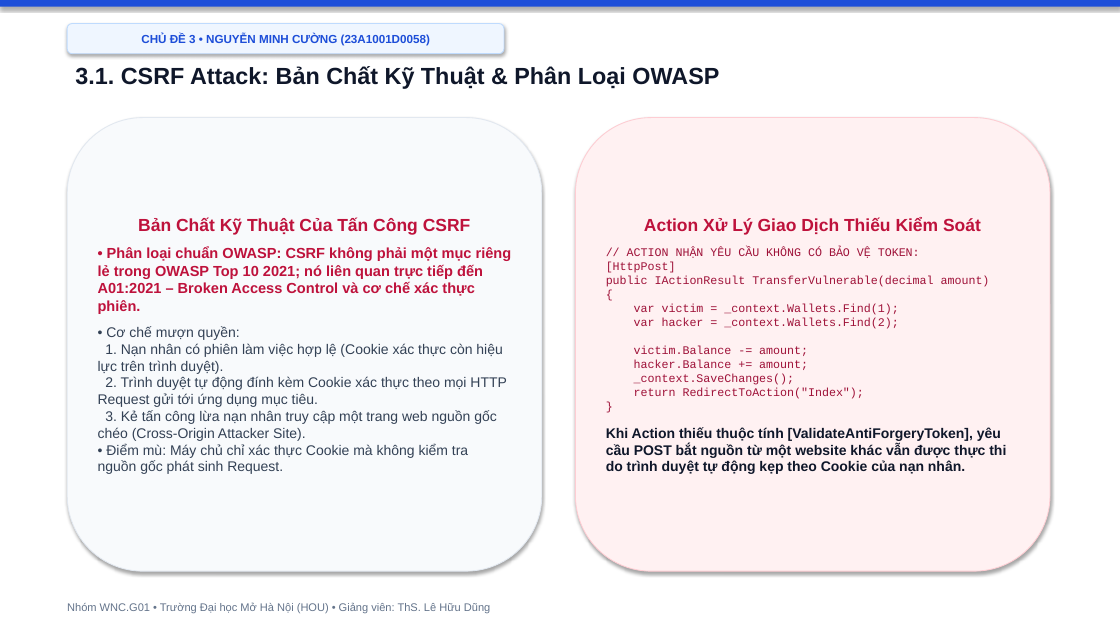
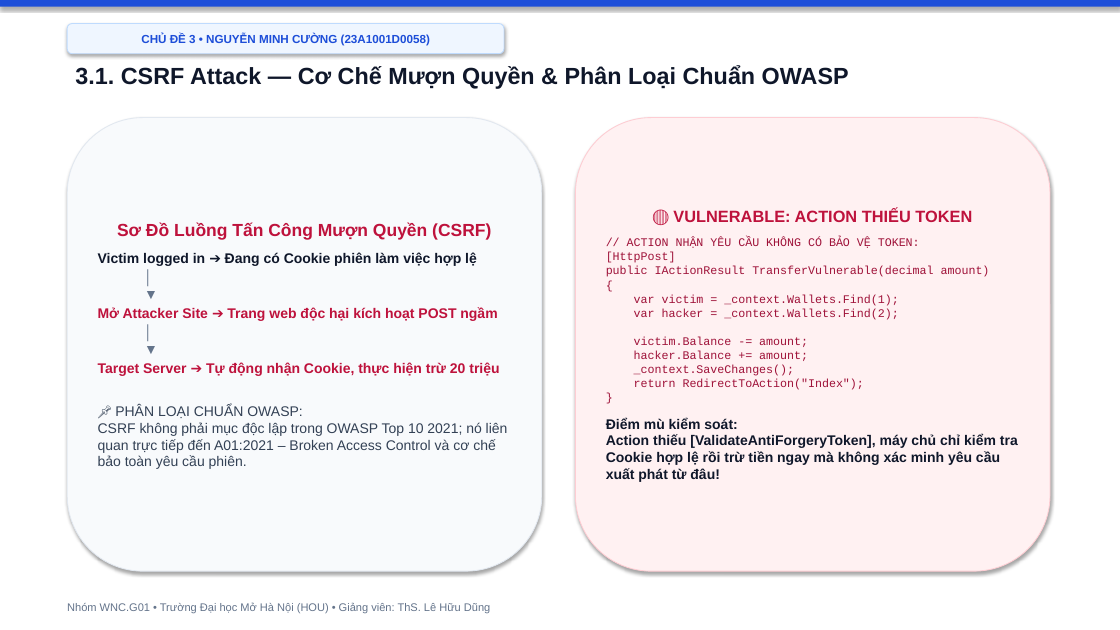
Before and after one commit to hocjsoo/OWASP_Demo, a slide deck: slide 13 of Slide_OWASP_Top3_Nhom_WNC_G01.pptx. Drawn at 1120x630 pixels with LibreOffice and Linux fonts; fonts in the diff are those of the drawing. Boxes give left, top, right and bottom in pixels: in the first picture for what was removed or moved away, otherwise in the second. Text is boxed around its words. In the diff, an @@ line names an element or a change of style, - is before the commit and + after.

```diff
--- a/Slide_OWASP_Top3_Nhom_WNC_G01.pptx
+++ b/Slide_OWASP_Top3_Nhom_WNC_G01.pptx
@@ text at (75, 65, 849, 89): text changed @@
-3.1. CSRF Attack: Bản Chất Kỹ Thuật & Phân Loại OWASP
+3.1. CSRF Attack — Cơ Chế Mượn Quyền & Phân Loại Chuẩn OWASP
@@ text in rounded rectangle at (673, 209, 972, 222): text changed; size 15 to 14 pt @@
-Action Xử Lý Giao Dịch Thiếu Kiểm Soát
+🔴 VULNERABLE: ACTION THIẾU TOKEN
@@ text in rounded rectangle at (98, 223, 508, 469): text changed; bold on @@
-Bản Chất Kỹ Thuật Của Tấn Công CSRF
-• Phân loại chuẩn OWASP: CSRF không phải một mục riêng lẻ trong OWASP Top 10 2021; nó liên quan trực tiếp đến A01:2021 – Broken Access Control và cơ chế xác thực phiên.
-• Cơ chế mượn quyền:
-1. Nạn nhân có phiên làm việc hợp lệ (Cookie xác thực còn hiệu lực trên trình duyệt).
-2. Trình duyệt tự động đính kèm Cookie xác thực theo mọi HTTP Request gửi tới ứng dụng mục tiêu.
-3. Kẻ tấn công lừa nạn nhân truy cập một trang web nguồn gốc chéo (Cross-Origin Attacker Site).
-• Điểm mù: Máy chủ chỉ xác thực Cookie mà không kiểm tra nguồn gốc phát sinh Request.
+Sơ Đồ Luồng Tấn Công Mượn Quyền (CSRF)
+Victim logged in ➔ Đang có Cookie phiên làm việc hợp lệ
+│
+▼
+Mở Attacker Site ➔ Trang web độc hại kích hoạt POST ngầm
+│
+▼
+Target Server ➔ Tự động nhận Cookie, thực hiện trừ 20 triệu
+📌 PHÂN LOẠI CHUẨN OWASP:
+CSRF không phải mục độc lập trong OWASP Top 10 2021; nó liên quan trực tiếp đến A01:2021 – Broken Access Control và cơ chế bảo toàn yêu cầu phiên.
@@ text in rounded rectangle at (606, 418, 1018, 482): text changed @@
-Khi Action thiếu thuộc tính [ValidateAntiForgeryToken], yêu cầu POST bắt nguồn từ một website khác vẫn được thực thi do trình duyệt tự động kẹp theo Cookie của nạn nhân.
+Điểm mù kiểm soát:
+Action thiếu [ValidateAntiForgeryToken], máy chủ chỉ kiểm tra Cookie hợp lệ rồi trừ tiền ngay mà không xác minh yêu cầu xuất phát từ đâu!
```
Also in this commit, not shown: 18 other slides changed, 2 other files.
